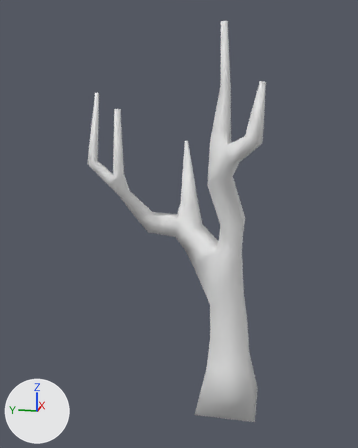
The FBX model Assets/Models/Trees/TreeOak01.fbx as it was, and as the next commit left it.
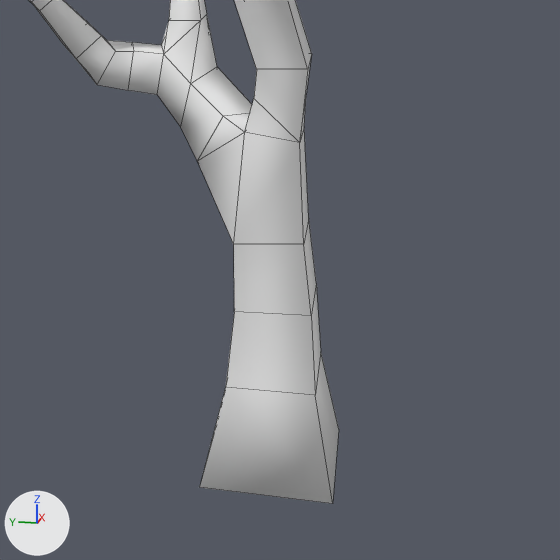
Each version appears first whole from a camera (50 mm lens) standing at (-11.56, 8.06, 7.86) and looking at (1.27, 10.63, 4.66), and next in a close-up on the part from 29% to 100% of the width and 43% to 100% of the height. The lights are fixed; the arrows at lower left show +X, +Y and +Z. The close-ups show mesh edges as thin lines. Where no turn or scale is listed for an object, it has been applied to the vertices.

The first close-up shows 'TreeOak'.
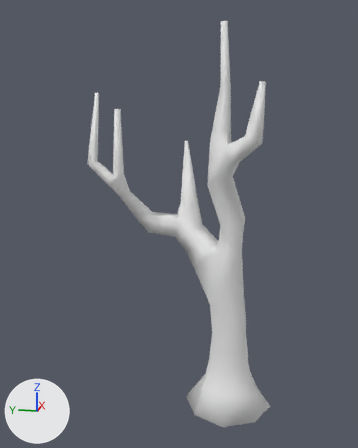
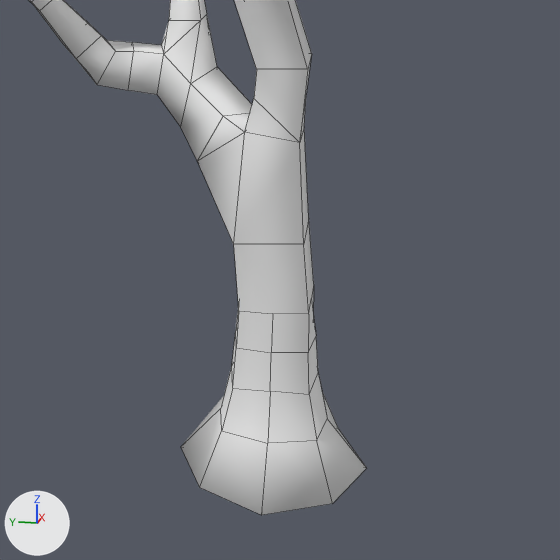
The newer file is also turned or shifted as a whole; pictures and numbers use the older file's frame.

Patch to the scene script:
```diff
--- a/Assets/Models/Trees/TreeOak01.fbx.py
+++ b/Assets/Models/Trees/TreeOak01.fbx.py
@@ me_treeoakmesh @@
 # used by ob_treeoak; location = (1.2, 9.19, 0.0)
-me_treeoakmesh.from_pydata(...)  # 130 vertices, 144 faces; spans x -0.83..1.36, y -0.83..3.92, z -0.53..9.76
+me_treeoakmesh.from_pydata(...)  # 159 vertices, 171 faces; spans x -1.22..1.36, y -1.22..3.92, z -0.53..9.76
+# me_treeoakmesh part 1
+# 13 faces are deleted
+# 8 vertices move from x -0.56..0.56, y -0.56..0.56, z 0.74..1.77 to x -0.57..0.61, y -0.59..0.59, z 0.14..1.77
+# 29 vertices are added at x -1.22..1.06, y -1.22..1.22, z -0.53..1.77
+# 40 new faces join them
 me_treeoakmesh.materials.append(mat_barkoak)
```

What differs and where, as boxes (x1, y1, x2, y2) in the close-ups (560 x 560 px):
'TreeOak', reshaped
    before: (29, 0, 339, 504)
    after: (29, 0, 366, 515)
part 1 of me_treeoakmesh, built on
    before: (200, 219, 339, 504)
    after: (181, 219, 366, 515)
